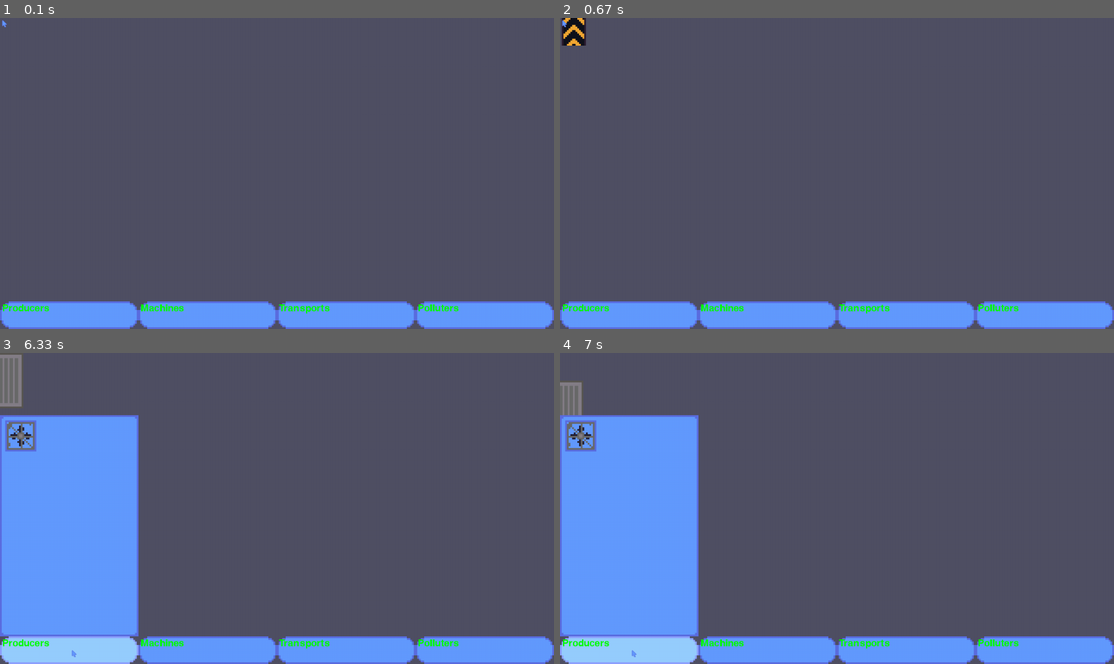
Above: before the commit, frames 1-4 (two rows, left to right).
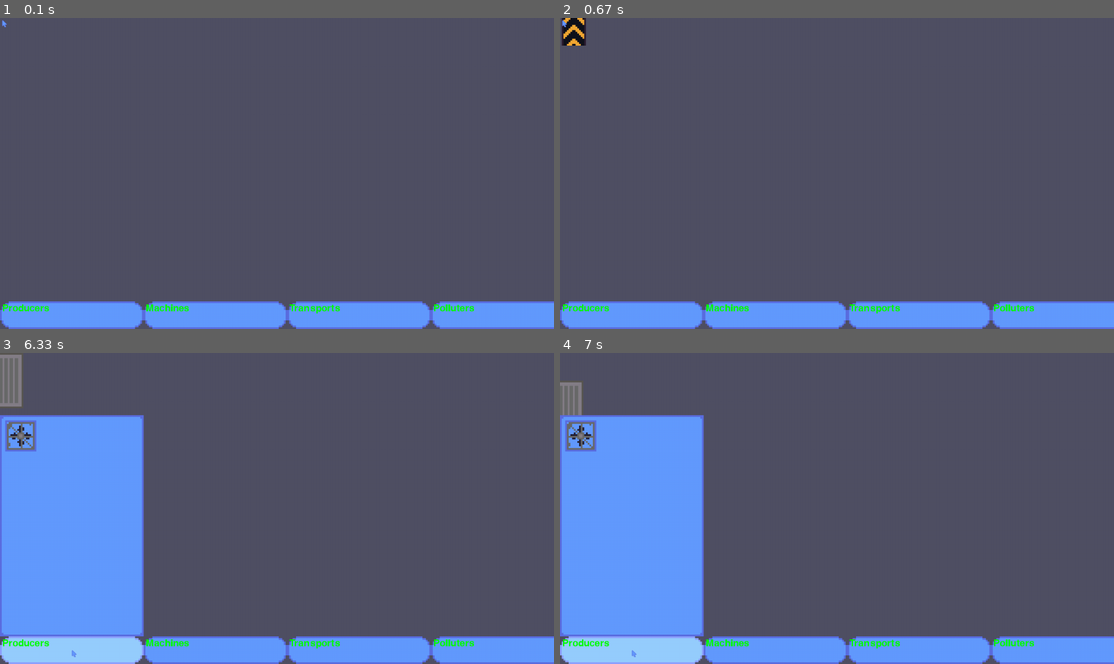
Above: after the commit, the same moments.

Repository: fijianfugufish/factory-game
Game: pygame game, started from main.pyw
Same seed, same stepped clock (60 frames per second), same inputs: the game is played once before the commit and once after it.
Inputs:
- Up to frame 1 (0.1 s): no input
- Up to frame 2 (0.67 s): tap B at 0.33 s
- Up to frame 3 (6.33 s): hold D 0.67-1.13 s; tap I at 1.17 s; hold W 1.5-1.8 s; hold D 1.83-2.3 s; hold A 2.33-2.87 s; hold S 2.9-3.2 s; hold A 3.23-3.63 s; hold W 3.67-4.03 s; hold D 4.07-4.7 s; hold S 4.73-5.1 s; hold A 5.13-5.6 s; hold D 5.63-6.1 s; click "Producers" at 6.18 s
- Up to frame 4 (7 s): tap Z at 6.47 s; hold W from 6.8 s (still down)

The runs differ from the first frame. In frame 1, 1.1% of the frame differs, in the area x 23-100%, y 91-100%; in frame 2, 1.1%; in frame 3, 2.1%, in the area x 23-100%, y 19-100%; in frame 4, 2.1%.

Commit message:
fixed ui size

Diff:
--- a/buildSystem.py
+++ b/buildSystem.py
@@ -79,8 +79,8 @@
 class BuildMenu():
     @classmethod
     def init(cls):
-        menux, menuy = 0, winy - _pixelToScreen(128 + 16)
-        menuw, menuh = _pixelToScreen(80), _pixelToScreen(128)
+        menux, menuy = 0, winy - _pixelToScreen(144)
+        menuw, menuh = _pixelToScreen(83), _pixelToScreen(128)
 
         cls.menupadx, cls.menupady = _pixelToScreen(8 / 5), _pixelToScreen(8 / 5)
 
@@ -90,19 +90,19 @@
                                             image = _ComponentTableImage)
 
         cls.ProducersButton = pygameui.TextImageButton(0, winy - _pixelToScreen(16),
-                                        _pixelToScreen(80), _pixelToScreen(16),
+                                        _pixelToScreen(83), _pixelToScreen(16),
                                         image = _LongButtonImage, text = "Producers",
                                         action = cls.menuSetProducers)
-        cls.MachinesButton = pygameui.TextImageButton(_pixelToScreen(80), winy - _pixelToScreen(16),
-                                        _pixelToScreen(80), _pixelToScreen(16),
+        cls.MachinesButton = pygameui.TextImageButton(_pixelToScreen(83), winy - _pixelToScreen(16),
+                                        _pixelToScreen(83), _pixelToScreen(16),
                                         image = _LongButtonImage, text = "Machines",
                                         action = cls.menuSetMachines)
-        cls.TransportsButton = pygameui.TextImageButton(_pixelToScreen(80 * 2), winy - _pixelToScreen(16),
-                                        _pixelToScreen(80), _pixelToScreen(16),
+        cls.TransportsButton = pygameui.TextImageButton(_pixelToScreen(83 * 2), winy - _pixelToScreen(16),
+                                        _pixelToScreen(83), _pixelToScreen(16),
                                         image = _LongButtonImage, text = "Transports",
                                         action = cls.menuSetTransports)
-        cls.whoknowsbutton = pygameui.TextImageButton(_pixelToScreen(80 * 3), winy - _pixelToScreen(16),
-                                        _pixelToScreen(80), _pixelToScreen(16),
+        cls.whoknowsbutton = pygameui.TextImageButton(_pixelToScreen(83 * 3), winy - _pixelToScreen(16),
+                                        _pixelToScreen(83), _pixelToScreen(16),
                                         image = _LongButtonImage, text = "Polluters")
 
         cls.MenuParent = pygameui.Parent(menux, menuy, 2)
Binary file changed: Images/UI/Buttons/ComponentTable.png
Binary file changed: Images/UI/Buttons/LongButtonPreset.png
